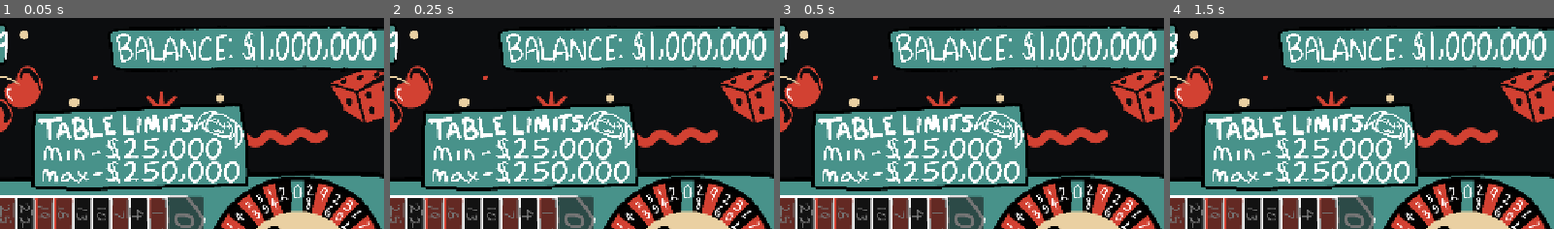
Above: before the commit, frames 1-4 (left to right).
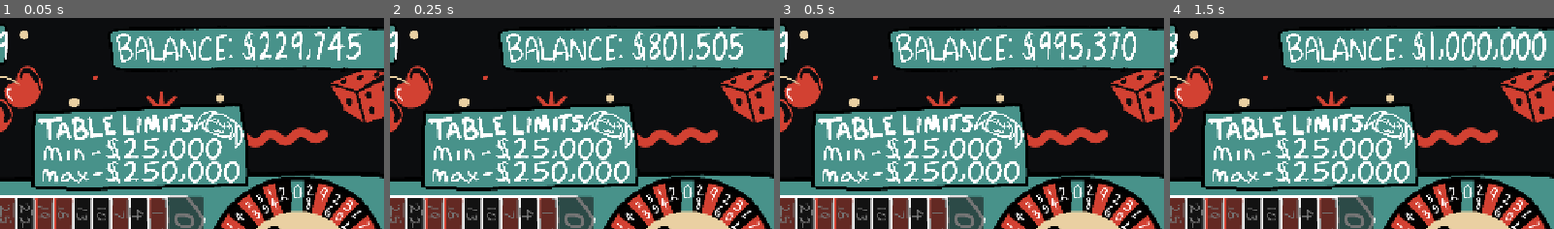
Above: after the commit, the same moments.

Repository: JordanRaia/gmtk-game-jam-2026
Game: Godot game, scene res://MainScene.tscn
Same seed, same stepped clock (60 frames per second), same inputs: the game is played once before the commit and once after it.
Inputs (mouse positions are % of the whole screen's width and height, from its top left):
- Up to frame 1 (0.05 s): no input
- Up to frame 2 (0.25 s): no input
- Up to frame 3 (0.5 s): no input
- Up to frame 4 (1.5 s): drag from (34, 92) to (60, 28) at 0.52 s; drag from (43, 92) to (44, 71) at 1.27 s
The pictures show only the part of the screen within x 20-70%, y 0-50%; the shares and areas given below are measured in that part.

The runs differ from the first frame. In frame 1, 1.8% of the frame differs, in the area x 67-98%, y 6-21%; in frame 2, 2.0%; in frame 3, 2.1%; in frame 4, nothing differs.

Commit message:
added movement to balance as it goes down and up

Diff:
--- a/Scripts/Balance.gd
+++ b/Scripts/Balance.gd
@@ -1,4 +1,6 @@
 extends Control
+
+const SCROLL_DURATION: float = 0.6
 
 var number_textures = [
 	preload("res://Assets/Numbers/0.png"),
@@ -24,18 +26,36 @@
 	$Digits/Digit10
 ]
 
+var _display_balance: float = 0.0
+var _target_balance: int = 0
+var _scroll_elapsed: float = 0.0
+var _scroll_from: float = 0.0
+
 func _ready() -> void:
+	_display_balance = float(clamp(GameState.balance, 0, 9999999))
+	_target_balance = GameState.balance
 	update_display()
 
-func _process(_delta: float) -> void:
+func _process(delta: float) -> void:
+	var real_target: int = clamp(GameState.balance, 0, 9999999)
+	if real_target != _target_balance:
+		_scroll_from = _display_balance
+		_target_balance = real_target
+		_scroll_elapsed = 0.0
+
+	if _scroll_elapsed < SCROLL_DURATION:
+		_scroll_elapsed += delta
+		var t: float = clamp(_scroll_elapsed / SCROLL_DURATION, 0.0, 1.0)
+		# Ease-out cubic so it decelerates into the final value
+		t = 1.0 - pow(1.0 - t, 3.0)
+		_display_balance = lerpf(_scroll_from, float(_target_balance), t)
+
 	update_display()
 
 func update_display() -> void:
 	if digits.is_empty() or digits[0] == null:
 		return
-	# Cap at $9,999,999 — 10 characters with $ and commas
-	var safe_balance = clamp(GameState.balance, 0, 9999999)
-	set_number_textures(safe_balance, digits)
+	set_number_textures(roundi(_display_balance), digits)
 
 func set_number_textures(value: int, digit_nodes: Array) -> void:
 	# Build formatted string: e.g. 1000 -> "$1,000", 1000000 -> "$1,000,000"
